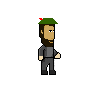
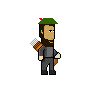
The second 100px x 100px image is a revision of the first. Changes to its layers:
added layer "Layer 12" over [30, 38, 58, 66]
